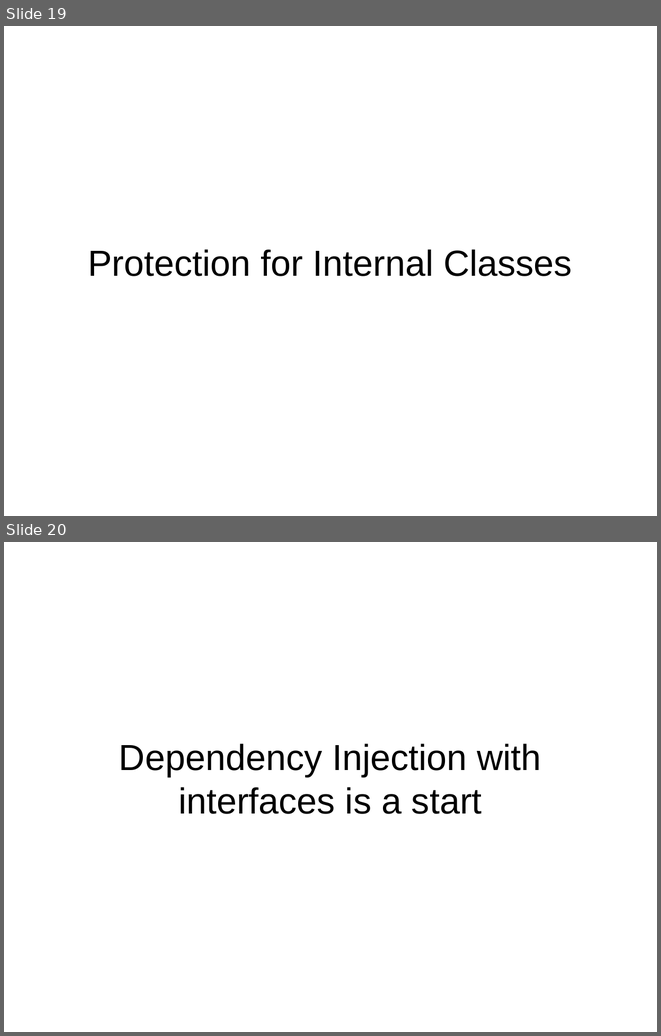
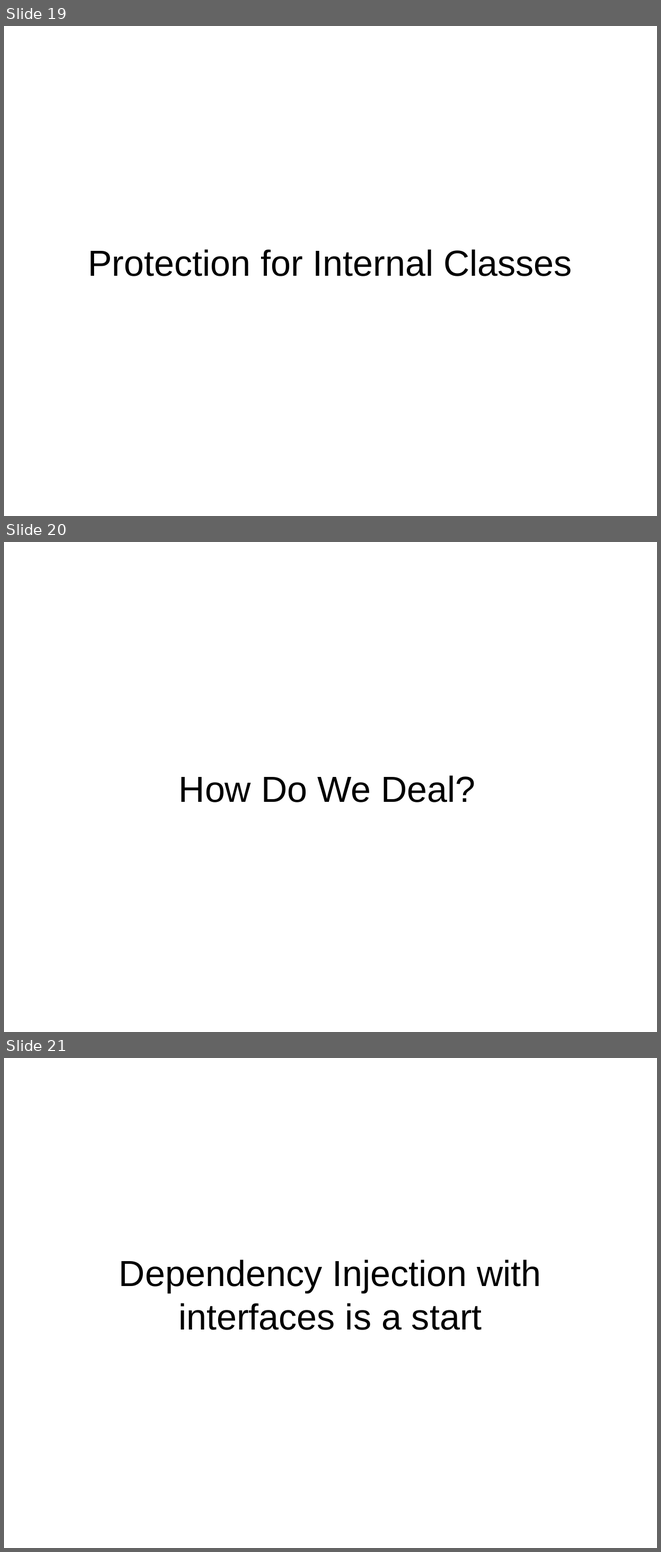
Before and after one commit to bobpaulin/whats-my-modularity, a slide deck: presentation/WhatsMyModularity.odp. Shown one above the other, each under a label of ours: slides 19 and 20 before the commit, slides 19, 20 and 21 after it. The pictures are 661x1036 and 661x1552 pixels, drawn with LibreOffice and Linux fonts; fonts in the diff are those of the drawing. Boxes give left, top, right and bottom in pixels: in the first picture for what was removed or moved away, otherwise in the second. Text is boxed around its words. In the diff, an @@ line names an element or a change of style, - is before the commit and + after.

```diff
--- a/presentation/WhatsMyModularity.odp
+++ b/presentation/WhatsMyModularity.odp
@@ slide 20 added at (4, 542, 657, 1032), background #FFFFFF @@
@@ title added at (179, 775, 475, 802), 44 pt, text #000000 @@
+How Do We Deal?
@@ what was slide 20 is now slide 21 @@
```
Also in this commit, not shown: 3 slides changed, 2 other slides added, 3 slides removed, 2 other files.
